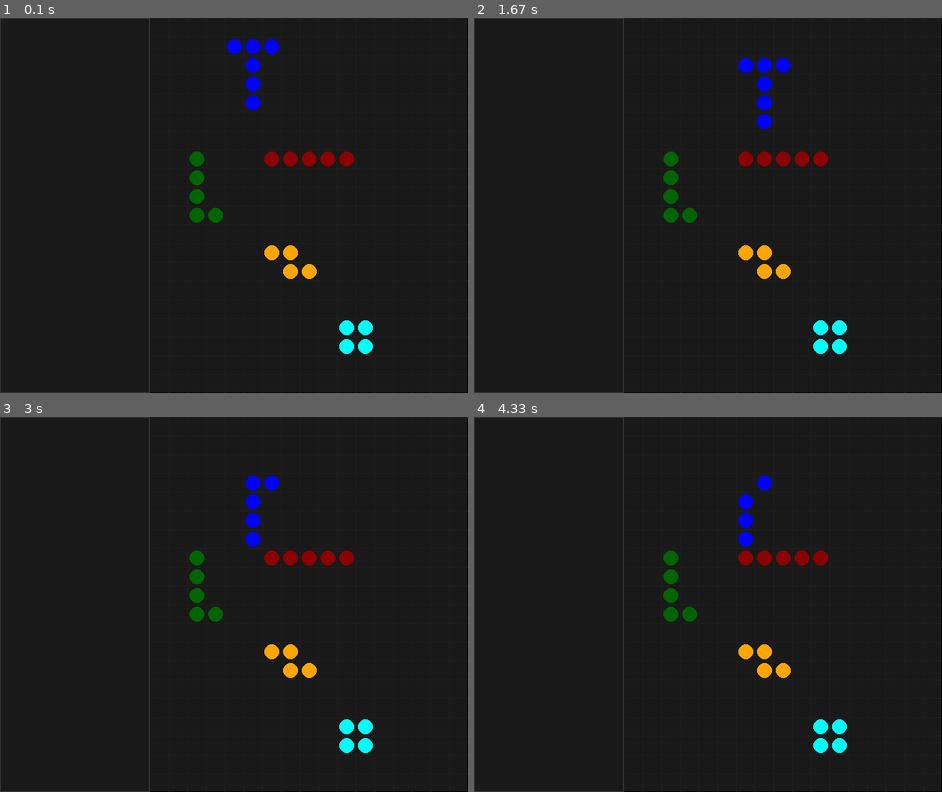
Above: before the commit, frames 1-4 (two rows, left to right).
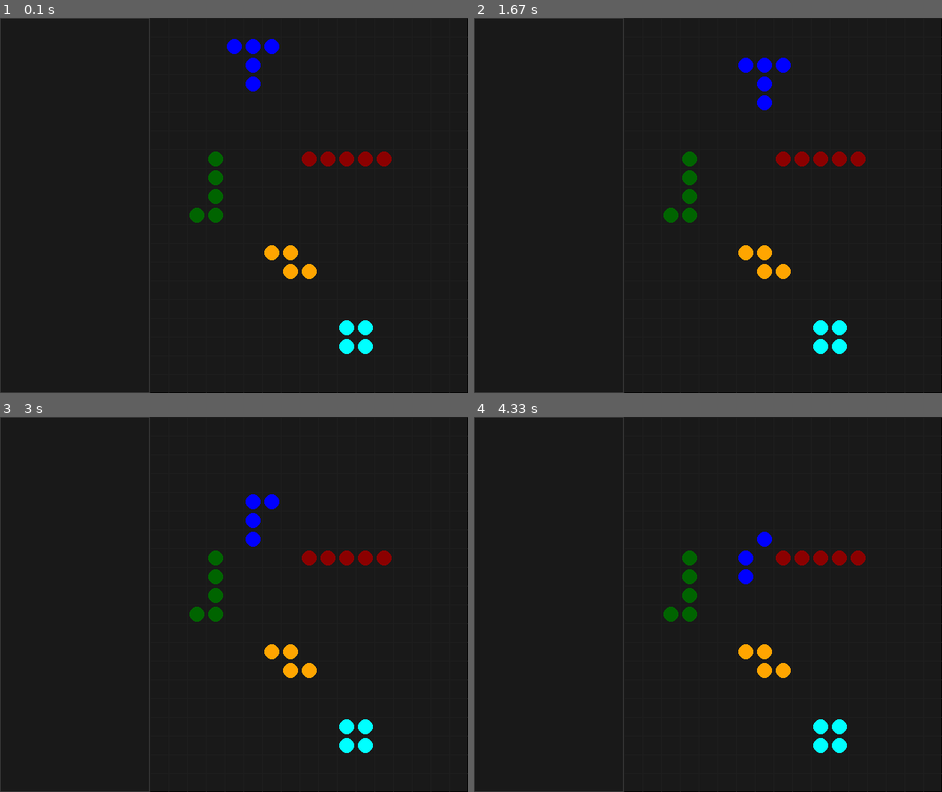
Above: after the commit, the same moments.

Repository: RoboAI/Tetris-in-Pygame
Game: pygame game, started from TheTetrisGame.py
Two runs of this game, one before a commit and one after it. Both use one fixed random seed, a clock stepped at 60 frames per second and the inputs below.
Inputs:
- Up to frame 1 (0.1 s): no input
- Up to frame 2 (1.67 s): hold Right 0.33-0.8 s; hold Up 0.83-1.13 s; hold Right 1.17-1.63 s
- Up to frame 3 (3 s): hold Left 1.67-2.2 s; tap A at 1.82 s; hold Down 2.23-2.53 s; hold Left 2.57-2.97 s
- Up to frame 4 (4.33 s): hold Up 3-3.37 s; tap A at 3.15 s; hold Right 3.4-4.03 s; hold Down from 4.07 s (still down)

The runs differ from the first frame. In frame 1, 1.1% of the frame differs, in the area x 40-84%, y 20-50%; in frame 2, 1.1%; in frame 3, 1.3%; in frame 4, 1.6%, in the area x 40-84%, y 15-50%.

Commit message:
usual added J and S shapes

Diff:
--- a/TheTetrisGame.py
+++ b/TheTetrisGame.py
@@ -42,9 +42,11 @@
     pass
 
 IBlock = [[0,0],[1,0],[2,0],[3,0],[4,0]]
-TBlock = [[0,0],[1,0],[2,0],[1,1],[1,2],[1,3]]
+TBlock = [[0,0],[1,0],[2,0],[1,1],[1,2]]
 LBlock = [[0,0],[0,1],[0,2],[0,3],[1,3]]
+JBlock = [[1,0],[1,1],[1,2],[1,3],[0,3]]
 ZBlock = [[0,0],[1,0],[1,1],[2,1]]
+SBlock = [[0,1],[1,1],[1,0],[2,0]]
 SQBlock = [[0,0],[1,0],[0,1],[1,1]]
 
 pygame.init()
@@ -114,7 +116,7 @@
 I_block = TetriminoShape()
 I_block.set_shape(IBlock.copy())
 I_block.set_pos(grid_offset_x, grid_offset_y, grid_square_size)
-I_block.add_to_pos(grid_square_size * 6, grid_square_size * 7)
+I_block.add_to_pos(grid_square_size * 8, grid_square_size * 7)
 I_block.set_colour("dark red")
 #-----------------
 T_block = TetriminoShape()
@@ -124,7 +126,7 @@
 T_block.set_colour("blue")
 #-----------------
 L_block = TetriminoShape()
-L_block.set_shape(LBlock.copy())
+L_block.set_shape(JBlock.copy())
 L_block.set_pos(grid_offset_x, grid_offset_y, grid_square_size)
 L_block.add_to_pos(grid_square_size * 2, grid_square_size * 7)
 L_block.set_colour("dark green")
@@ -141,6 +143,7 @@
 SQ_block.add_to_pos(grid_square_size * 10, grid_square_size * 16)
 SQ_block.set_colour("cyan")
 #-----------------
+
 moving_dot = T_block
 game_shapes = [I_block, L_block, Z_block, SQ_block]
 
@@ -179,11 +182,10 @@
     if(result[0] == True):
         return False
 
+    # check for collisions with other shapes
     result = check_if_shape_is_colliding(direction, shape)
     if(result[0] == True):
         return False
-        #if(result[2] == "wall" and result[1] == str_wall):
-            #return False
 
     # no collision is detected so make the move according to 'direction'
     if(direction == "left"):
